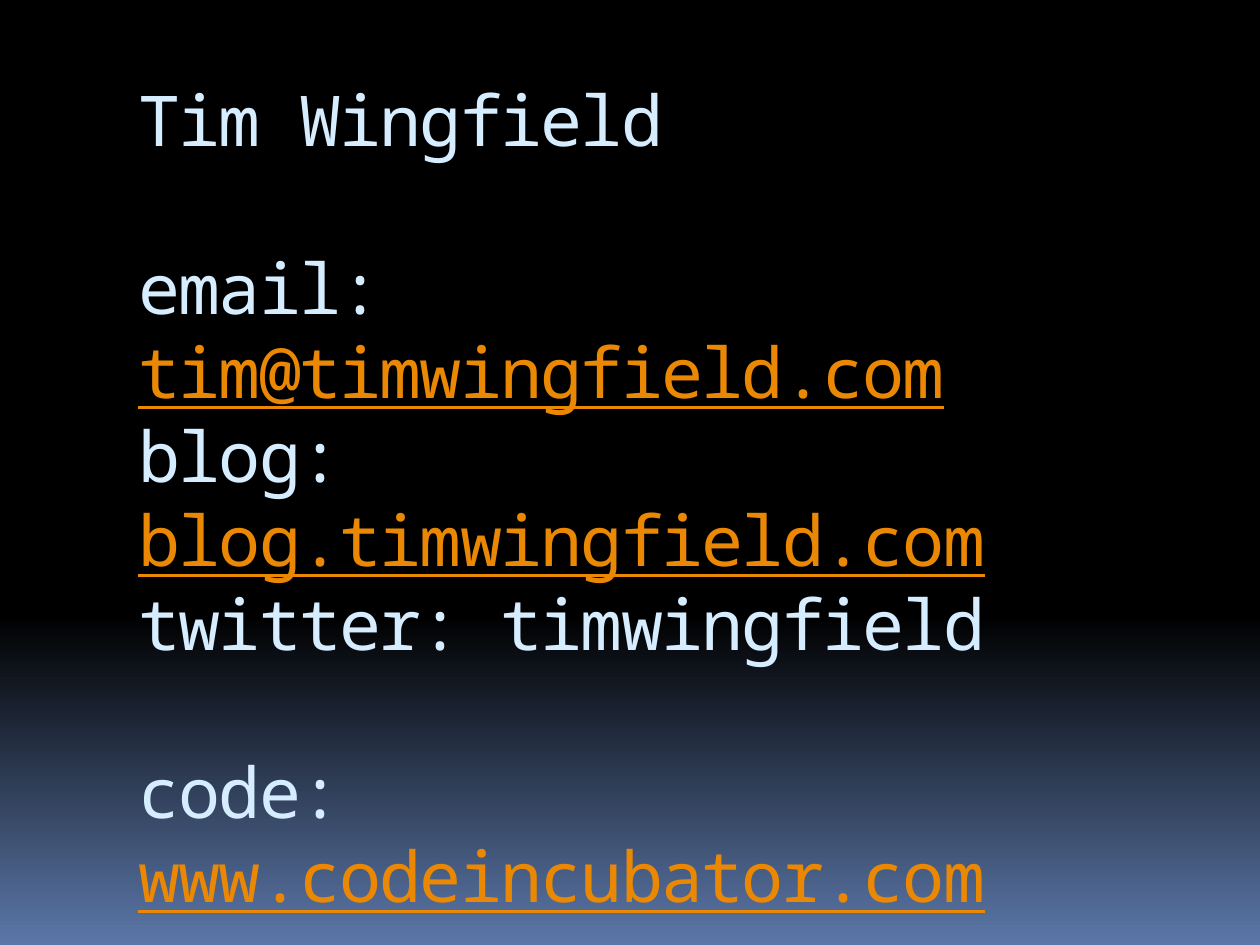
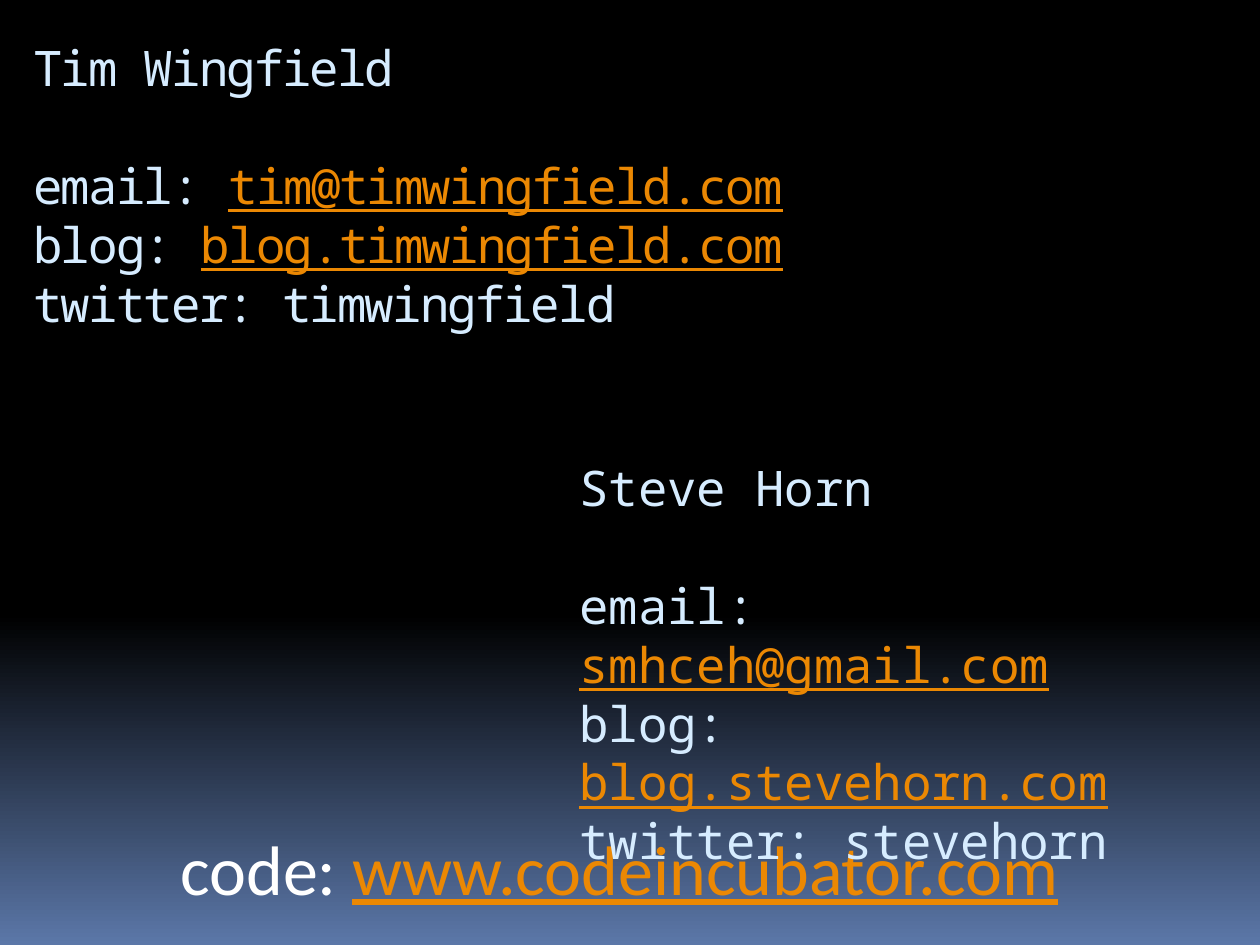
Before and after one commit to stevenharman/codeincubator, a slide deck: slide 28 of Samples/timwingfield/Getting-Started-With-MVC/Getting Started with MVC.pptx (slide 27 before the commit). Drawn at 1260x945 pixels with LibreOffice and Linux fonts; fonts in the diff are those of the drawing. Boxes give left, top, right and bottom in pixels: in the first picture for what was removed or moved away, otherwise in the second. Text is boxed around its words. In the diff, an @@ line names an element or a change of style, - is before the commit and + after.

```diff
--- a/Samples/timwingfield/Getting-Started-With-MVC/Getting Started with MVC.pptx
+++ b/Samples/timwingfield/Getting-Started-With-MVC/Getting Started with MVC.pptx
@@ title at (33,48,783,334): text changed; size 40 to 28 pt; text colour #EB8803 to #D6ECFF @@
-Tim Wingfield
-email: tim@timwingfield.com
-blog: blog.timwingfield.com
-twitter: timwingfield
-code: www.codeincubator.com
+Tim Wingfield
+email: tim@timwingfield.com
+blog: blog.timwingfield.com
+twitter: timwingfield
@@ text added at (579,470,1107,872), 28 pt, text #D6ECFF @@
+Steve Horn
+email: smhceh@gmail.com
+blog: blog.stevehorn.com
+twitter: stevehorn
@@ text added at (180,837,1058,905), 40 pt, text #EB8803, underline @@
+code: www.codeincubator.com
```
Also in this commit, not shown: 1 other slide changed, 1 slide added.
